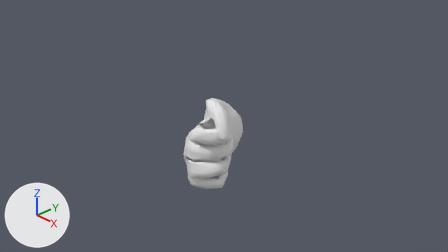
An edit to the Blender file Assets/Models/hand_R.blend, drawn before and after from the same camera.
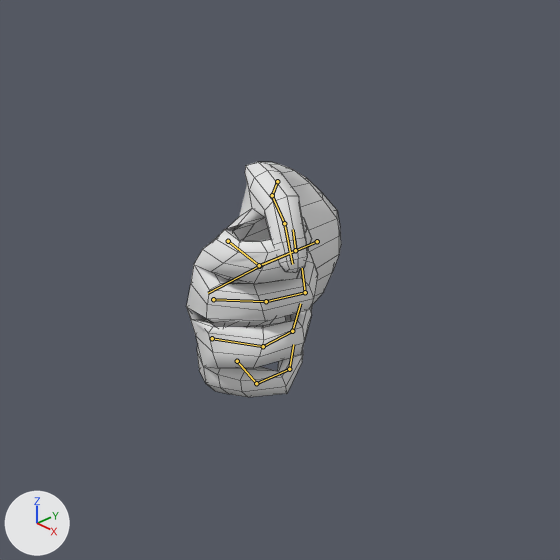
Each version appears first from the file's camera 'Camera', and next in a close-up on the part from 25% to 73% of the width and 14% to 100% of the height. Arrows for +X, +Y and +Z are at lower left; the lights stay in place. Both versions are drawn at frame 1 of the action 'grab'; the numbers are the values there. The bones that bend it are drawn over the model as lines in the close-ups. The close-ups show mesh edges as thin lines.
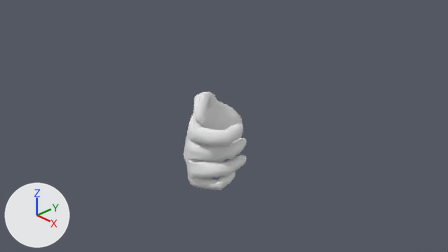
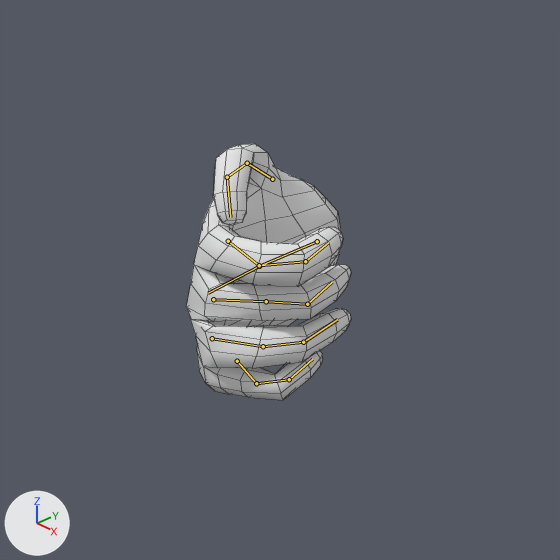
Pixel boxes [x1, y1, x2, y2] of what changed, in the close-ups (560 x 560 px):
```json
{"object": "Cube", "change": "posed", "before": [187, 162, 341, 397], "after": [187, 144, 351, 400], "on screen": "6% wider, 9% taller"}
{"bone": "Bone.003", "before": "(259, 265) to (295, 250)", "after": "(259, 265) to (305, 261)"}
{"bone": "Bone.006", "before": "(266, 301) to (305, 292)", "after": "(266, 301) to (307, 304)"}
{"bone": "Bone.009", "before": "(263, 346) to (292, 331)", "after": "(263, 346) to (303, 342)"}
{"bone": "Bone.012", "before": "(256, 383) to (289, 369)", "after": "(256, 383) to (289, 379)"}
{"bone": "Bone.014", "before": "(277, 181) to (272, 195)", "after": "(272, 179) to (247, 163)"}
{"bone": "Bone.015", "before": "(272, 195) to (284, 223)", "after": "(247, 163) to (227, 177)"}
{"bone": "Bone.016", "before": "(284, 223) to (292, 264)", "after": "(227, 177) to (230, 217)"}
```

The change, as JSON lines over the scene's bpy script:
```json
{"block": "bone_bone_003", "where": "bone_bone_003 = bpy.data.objects['Armature'].pose.bones['Bone.003']  # child of 'Bone.002'"}
{"op": "set", "path": "bone_bone_003.location", "old": "(0.0, 0.0, 0.0)", "new": "(-0.016, -0.063, 0.004)"}
{"op": "set", "path": "bone_bone_003.rotation_quaternion", "old": "(0.792, -0.257, 0.026, -0.553)", "new": "(0.932, -0.153, 0.016, -0.329)", "note": "degrees (-27, -14, -66) -> degrees (-17, -4, -38)"}
{"block": "bone_bone_006", "where": "bone_bone_006 = bpy.data.objects['Armature'].pose.bones['Bone.006']  # child of 'Bone.005'"}
{"op": "set", "path": "bone_bone_006.location", "old": "(0.0, 0.0, 0.0)", "new": "(-0.062, 0.026, 0.018)"}
{"op": "set", "path": "bone_bone_006.rotation_quaternion", "old": "(1.0, 0.0, 0.0, 0.0)", "new": "(0.96, 0.074, -0.009, 0.271)", "note": "degrees (0, 0, 0) -> degrees (8, -3, 31)"}
{"block": "bone_bone_009", "where": "bone_bone_009 = bpy.data.objects['Armature'].pose.bones['Bone.009']  # child of 'Bone.008'"}
{"op": "set", "path": "bone_bone_009.location", "old": "(0.0, 0.0, 0.0)", "new": "(0.0, -0.025, -0.001)"}
{"op": "set", "path": "bone_bone_009.rotation_quaternion", "old": "(0.952, -0.3, 0.002, -0.063)", "new": "(1.0, -0.026, 0.0, -0.005)", "note": "degrees (-35, -2, -7) -> degrees (-3, 0, -1)"}
{"block": "bone_bone_012", "where": "bone_bone_012 = bpy.data.objects['Armature'].pose.bones['Bone.012']  # child of 'Bone.011'"}
{"op": "set", "path": "bone_bone_012.location", "old": "(0.0, 0.0, 0.0)", "new": "(0.043, 0.014, -0.004)"}
{"op": "set", "path": "bone_bone_012.rotation_quaternion", "old": "(0.902, -0.178, 0.015, -0.392)", "new": "(0.982, -0.122, -0.055, -0.135)", "note": "degrees (-20, -6, -46) -> degrees (-13, -8, -15)"}
{"block": "bone_bone_014", "where": "bone_bone_014 = bpy.data.objects['Armature'].pose.bones['Bone.014']  # child of 'Bone.001'"}
{"op": "set", "path": "bone_bone_014.location", "old": "(0.0, 0.0, 0.0)", "new": "(-0.073, 0.05, -0.037)"}
{"op": "set", "path": "bone_bone_014.rotation_quaternion", "old": "(0.807, 0.307, 0.079, -0.498)", "new": "(0.903, -0.036, 0.166, -0.395)", "note": "degrees (28, 26, -57) -> degrees (-12, 16, -49)"}
{"block": "bone_bone_015", "where": "bone_bone_015 = bpy.data.objects['Armature'].pose.bones['Bone.015']  # child of 'Bone.014'"}
{"op": "set", "path": "bone_bone_015.rotation_quaternion", "old": "(0.961, 0.21, -0.159, 0.088)", "new": "(0.92, 0.296, -0.176, 0.189)", "note": "degrees (24, -20, 6) -> degrees (32, -26, 16)"}
{"block": "bone_bone_016", "where": "bone_bone_016 = bpy.data.objects['Armature'].pose.bones['Bone.016']  # child of 'Bone.015'"}
{"op": "set", "path": "bone_bone_016.rotation_quaternion", "old": "(0.962, 0.075, 0.027, 0.263)", "new": "(0.879, 0.384, -0.147, 0.241)", "note": "degrees (9, 1, 31) -> degrees (42, -26, 20)"}
```
